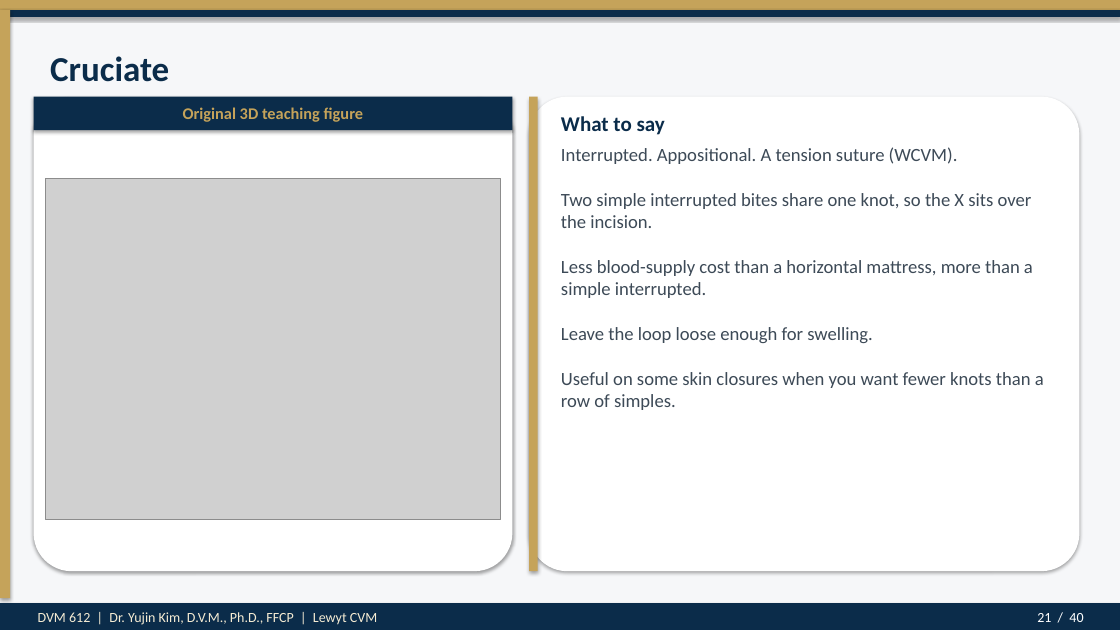
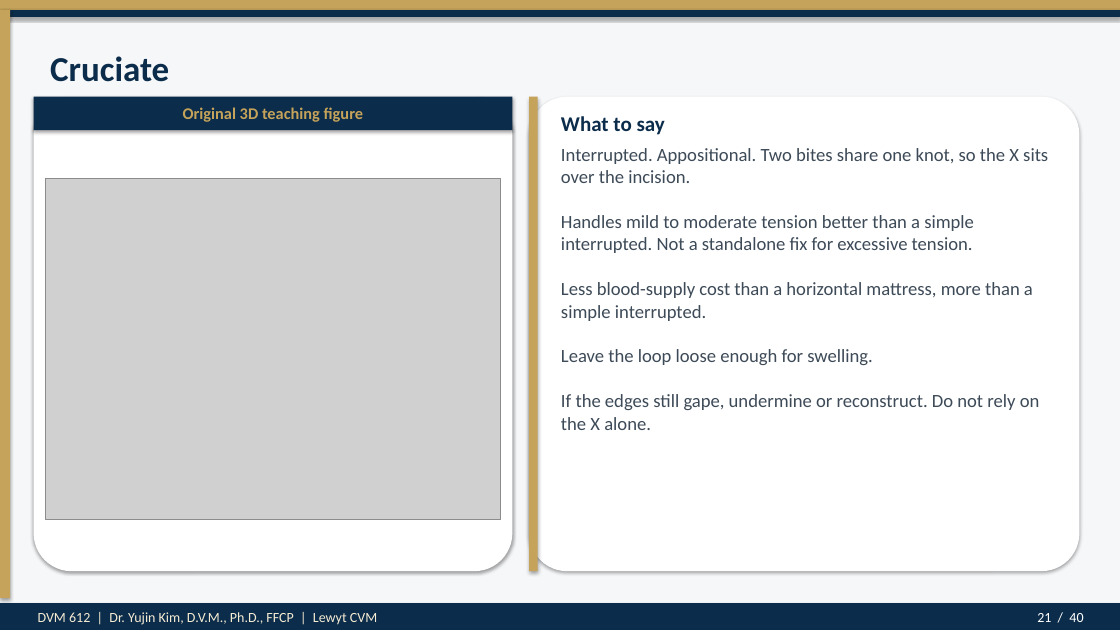
Before and after one commit to drkimvet/happycare, a slide deck: slide 21 of lectures/DVM-612_Week7_Suture_Patterns_Closures.pptx. Drawn at 1120x630 pixels with LibreOffice and Linux fonts; fonts in the diff are those of the drawing; grey boxes stand for pictures. Boxes give left, top, right and bottom in pixels: in the first picture for what was removed or moved away, otherwise in the second. Text is boxed around its words. In the diff, an @@ line names an element or a change of style, - is before the commit and + after.

```diff
--- a/lectures/DVM-612_Week7_Suture_Patterns_Closures.pptx
+++ b/lectures/DVM-612_Week7_Suture_Patterns_Closures.pptx
@@ text at (561,148,1048,430): text changed @@
-Interrupted. Appositional. A tension suture (WCVM).
-Two simple interrupted bites share one knot, so the X sits over the incision.
-Less blood-supply cost than a horizontal mattress, more than a simple interrupted.
-Leave the loop loose enough for swelling.
-Useful on some skin closures when you want fewer knots than a row of simples.
+Interrupted. Appositional. Two bites share one knot, so the X sits over the incision.
+Handles mild to moderate tension better than a simple interrupted. Not a standalone fix for excessive tension.
+Less blood-supply cost than a horizontal mattress, more than a simple interrupted.
+Leave the loop loose enough for swelling.
+If the edges still gape, undermine or reconstruct. Do not rely on the X alone.
```
Also in this commit, not shown: 15 other slides changed, 3 other files.
